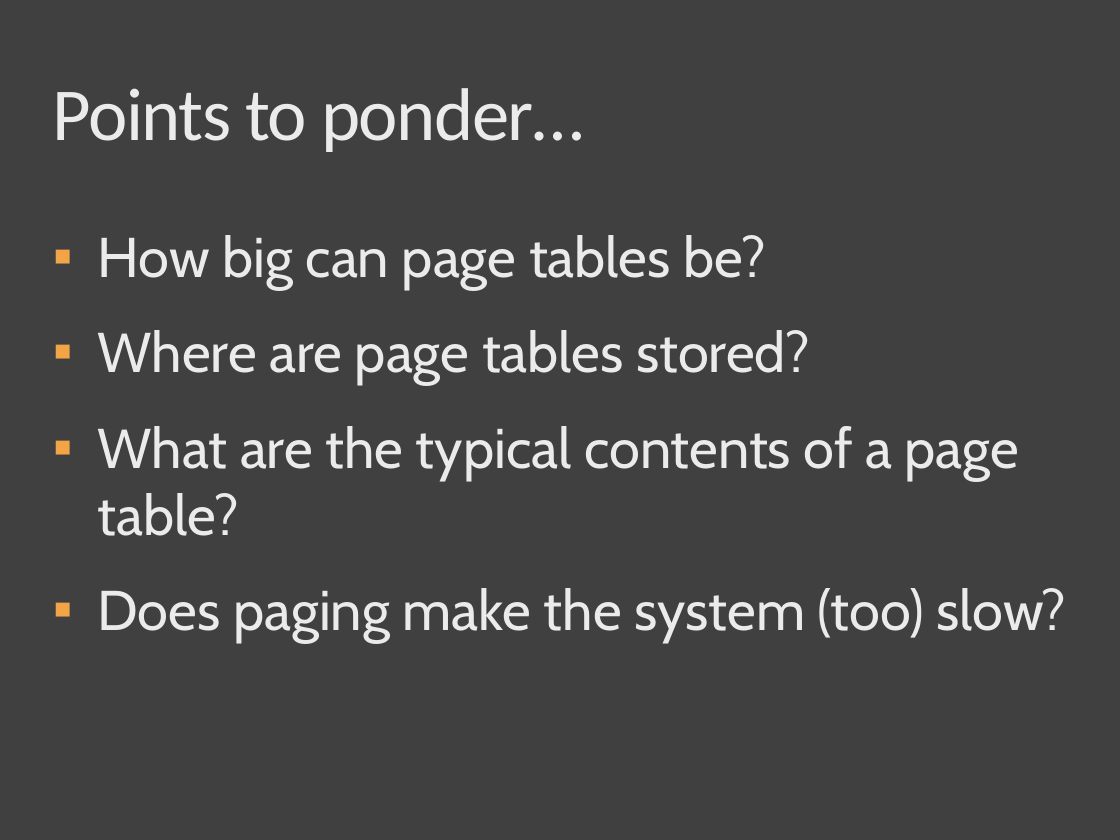
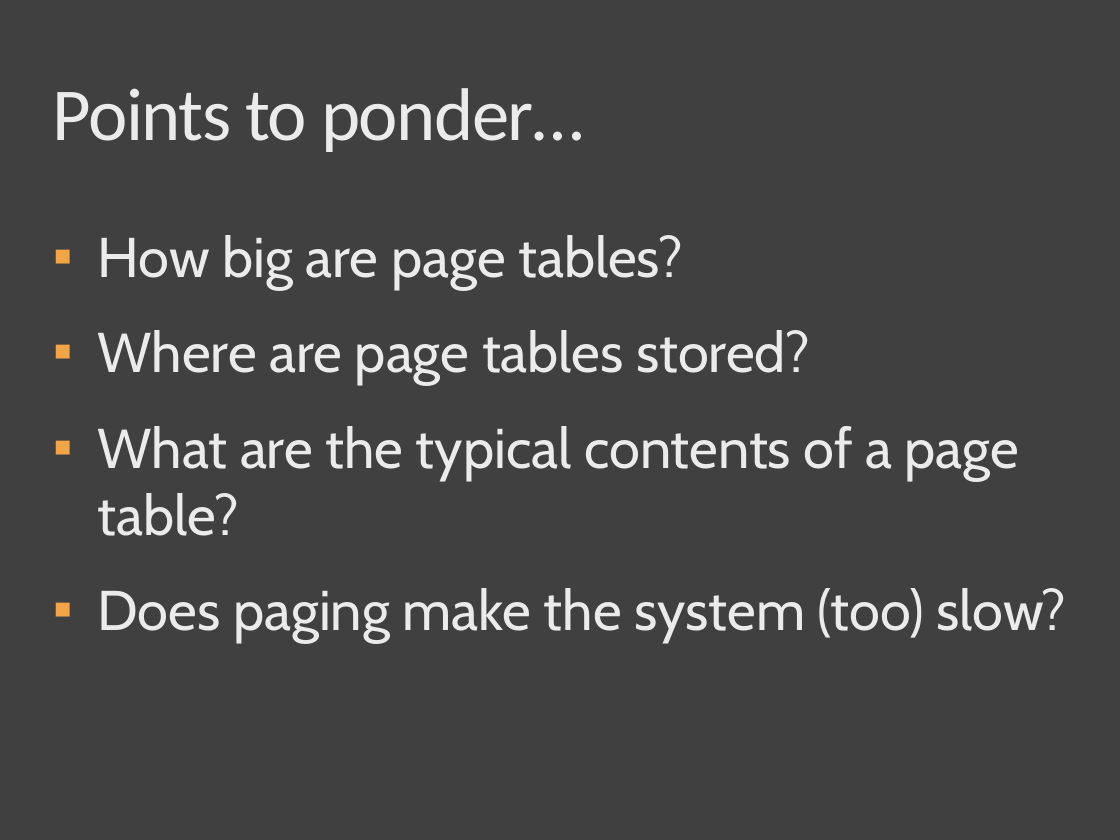
Before and after one commit to CattoAJ/MC504-2018s2, a slide deck: slide 17 of notebooks/nb180903/MC504-2018s2-T11(v1)-Paging.pptx. Drawn at 1120x840 pixels with LibreOffice and Linux fonts; fonts in the diff are those of the drawing. Boxes give left, top, right and bottom in pixels: in the first picture for what was removed or moved away, otherwise in the second. Text is boxed around its words. In the diff, an @@ line names an element or a change of style, - is before the commit and + after.

```diff
--- a/notebooks/nb180903/MC504-2018s2-T11(v1)-Paging.pptx
+++ b/notebooks/nb180903/MC504-2018s2-T11(v1)-Paging.pptx
@@ text at bbox=[98, 235, 683, 290]: text changed @@
-▪ How big can page tables be?
+▪ How big are page tables?
```
Also in this commit, not shown: 9 other slides changed, 16 other files.
